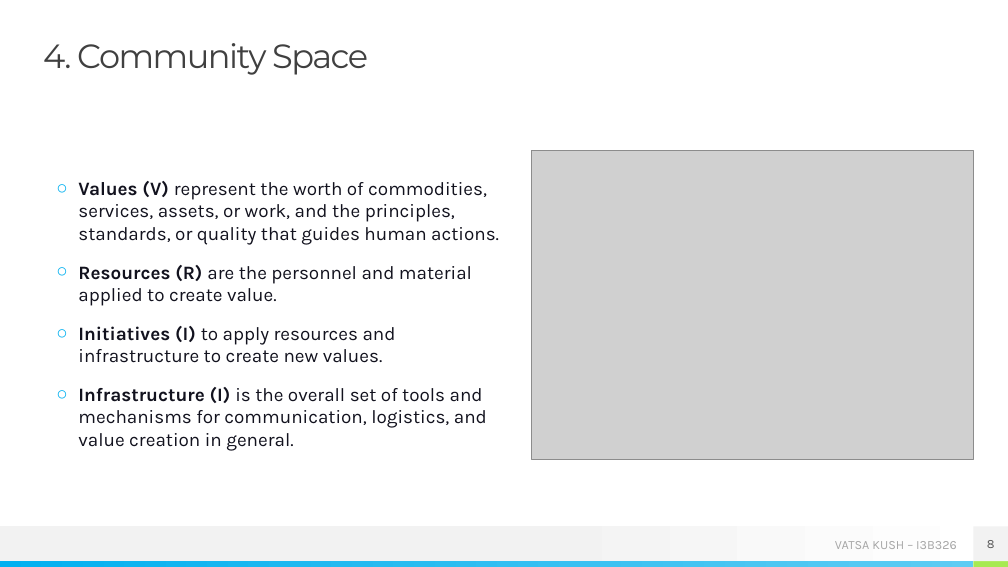
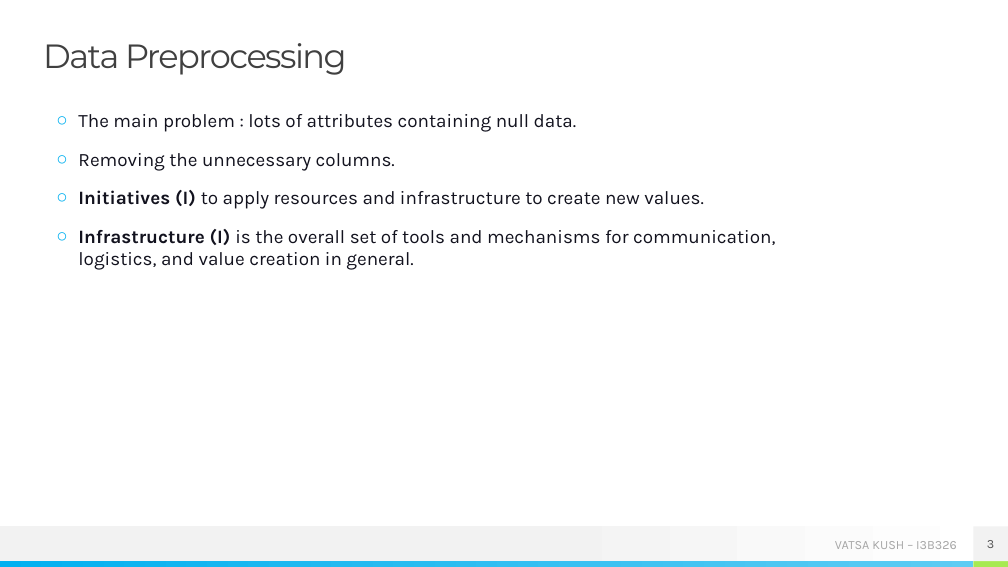
Before and after one commit to kushvatsa/ns_bkk_15, a slide deck: slide 3 of 15_I3B326_Vatsa_Kush.pptx (slide 8 before the commit). Drawn at 1008x567 pixels with LibreOffice and Linux fonts; fonts in the diff are those of the drawing; grey boxes stand for pictures. Boxes give left, top, right and bottom in pixels: in the first picture for what was removed or moved away, otherwise in the second. Text is boxed around its words. In the diff, an @@ line names an element or a change of style, - is before the commit and + after.

Commit message:
data tables saved and images

```diff
--- a/15_I3B326_Vatsa_Kush.pptx
+++ b/15_I3B326_Vatsa_Kush.pptx
@@ text at bbox=[43, 43, 347, 75]: text changed @@
-4. Community Space
+Data Preprocessing
@@ text "The main problem : lots ...": place and size @@
-text "The main problem : lots ..." at bbox=[78, 181, 499, 451]
+text "The main problem : lots ..." at bbox=[78, 114, 775, 270]
@@ text at bbox=[78, 114, 576, 171]: text changed @@
-○ Values (V) represent the worth of commodities, services, assets, or work, and the principles, standards, or quality that guides human actions.
-○ Resources (R) are the personnel and material applied to create value.
+○ The main problem : lots of attributes containing null data.
+○ Removing the unnecessary columns.
@@ picture removed at bbox=[532, 150, 974, 459] @@
@@ page number at bbox=[987, 540, 994, 548]: text changed @@
-8
+3
```
Also in this commit, not shown: 4 other slides changed, 6 slides added, 5 slides removed, 9 other files.
